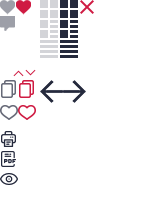
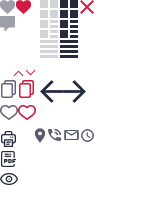
The second 150×200 image is a revision of the first. Changes to its layers:
added group "conacts" (77%) with 4 layers above "remove icon" over [35,128,94,143]
added layer "Слой 16" in group "conacts" over [81,129,94,142]
added layer "Слой 15" in group "conacts" over [64,130,79,140]
added layer "Слой 14" in group "conacts" over [48,129,61,141]
added layer "Слой 13" in group "conacts" over [35,128,45,143]
hid "Слой 4" over [35,128,94,143]
